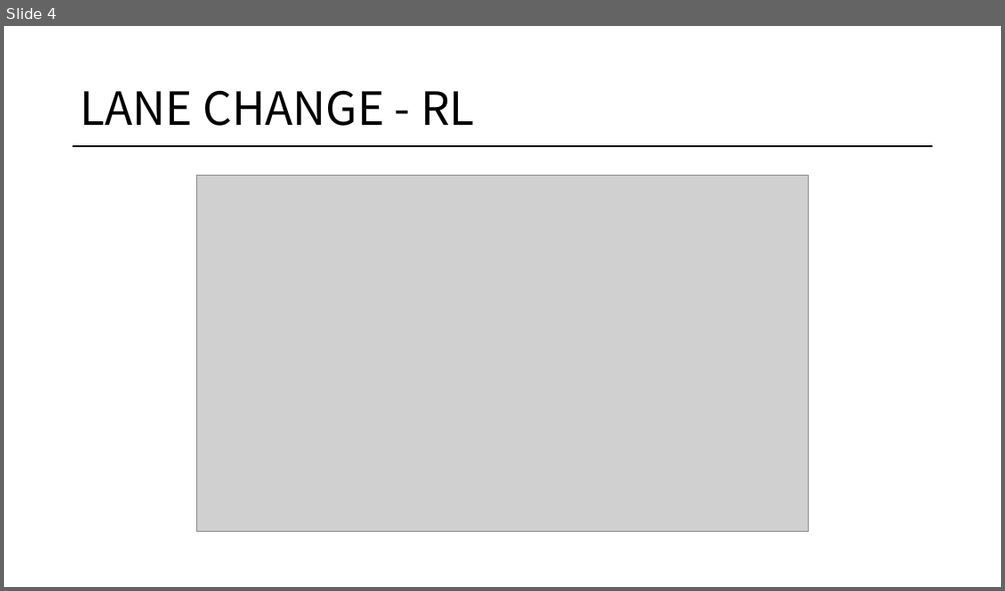
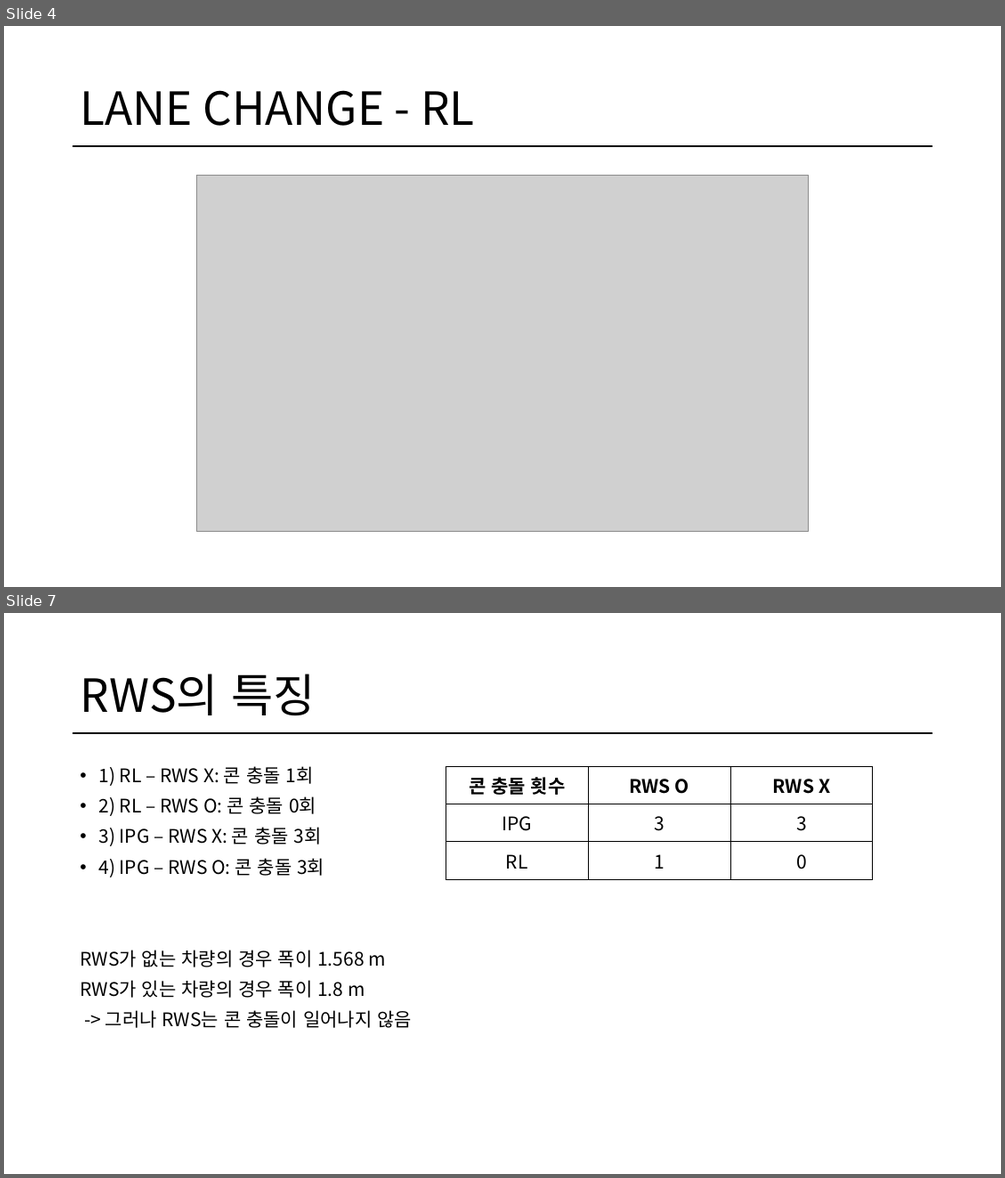
Before and after one commit to HAN2496/CarMakerResults, a slide deck: 1108Report/1108Report.pptx. Shown one above the other, each under a label of ours: slide 4 before the commit, slides 4 and 7 after it; the slides between them are not shown. The pictures are 1005x591 and 1005x1178 pixels, drawn with LibreOffice and Linux fonts; fonts in the diff are those of the drawing; grey boxes stand for pictures. Boxes give left, top, right and bottom in pixels: in the first picture for what was removed or moved away, otherwise in the second. Text is boxed around its words. In the diff, an @@ line names an element or a change of style, - is before the commit and + after.

```diff
--- a/1108Report/1108Report.pptx
+++ b/1108Report/1108Report.pptx
@@ slide 7 added at box(4, 613, 1001, 1174), background #FFFFFF; not listed: 1 template element that a slide beside it also shows @@
@@ title added at box(80, 674, 315, 715), 44 pt, text #000000 @@
+RWS의 특징
@@ text added at box(80, 766, 412, 1028), 18 pt, text #000000 @@
+• 1) RL – RWS X: 콘 충돌 1회
+• 2) RL – RWS O: 콘 충돌 0회
+• 3) IPG – RWS X: 콘 충돌 3회
+• 4) IPG – RWS O: 콘 충돌 3회
+RWS가 없는 차량의 경우 폭이 1.568 m
+RWS가 있는 차량의 경우 폭이 1.8 m
+-> 그러나 RWS는 콘 충돌이 일어나지 않음
@@ table added at box(446, 766, 872, 879), 3 rows, 3 columns @@
+콘 충돌 횟수 | RWS O | RWS X
+IPG | 3 | 3
+RL | 1 | 0
```
Also in this commit, not shown: 2 slides changed, 2 other slides added, 1 other file.
